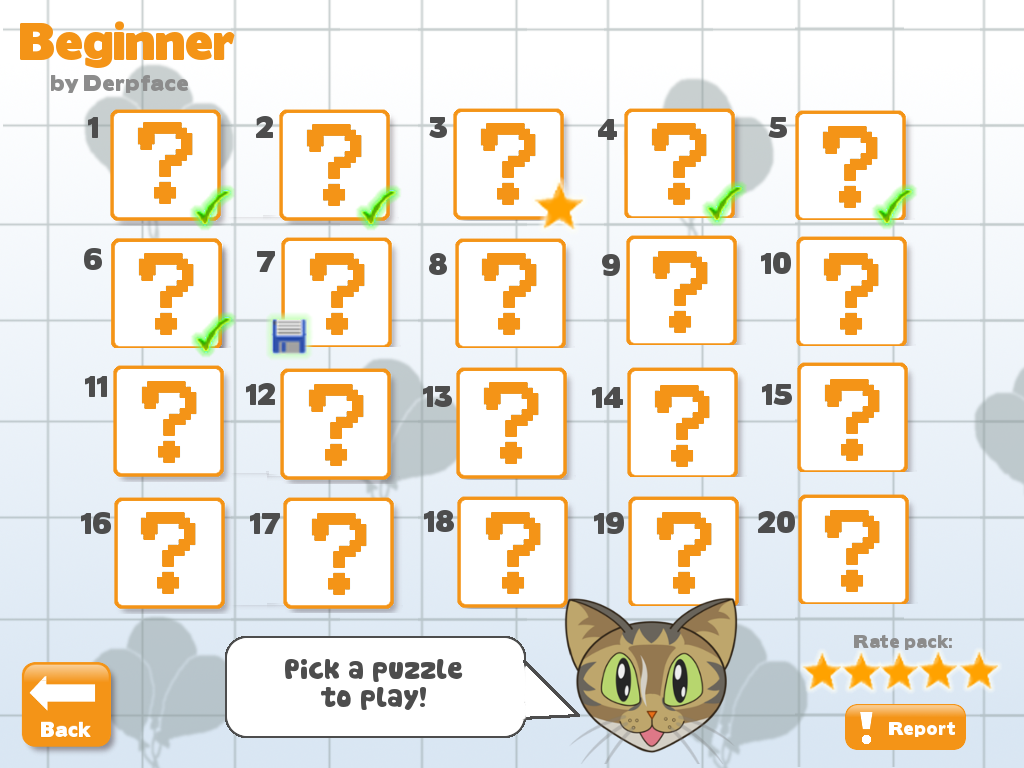
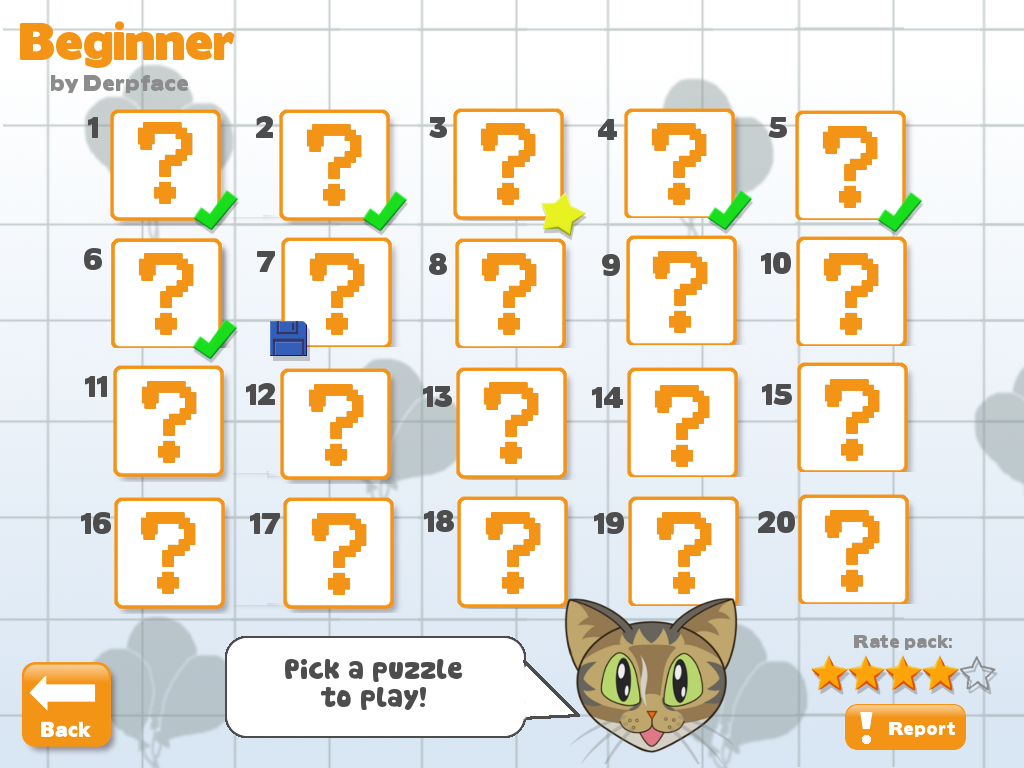
Layer changes from the first (1024, 768) image to the second:
painted on "Clipboard #5" over [189, 176, 924, 364]
painted on "Clipboard #2" over [800, 647, 1002, 695]
